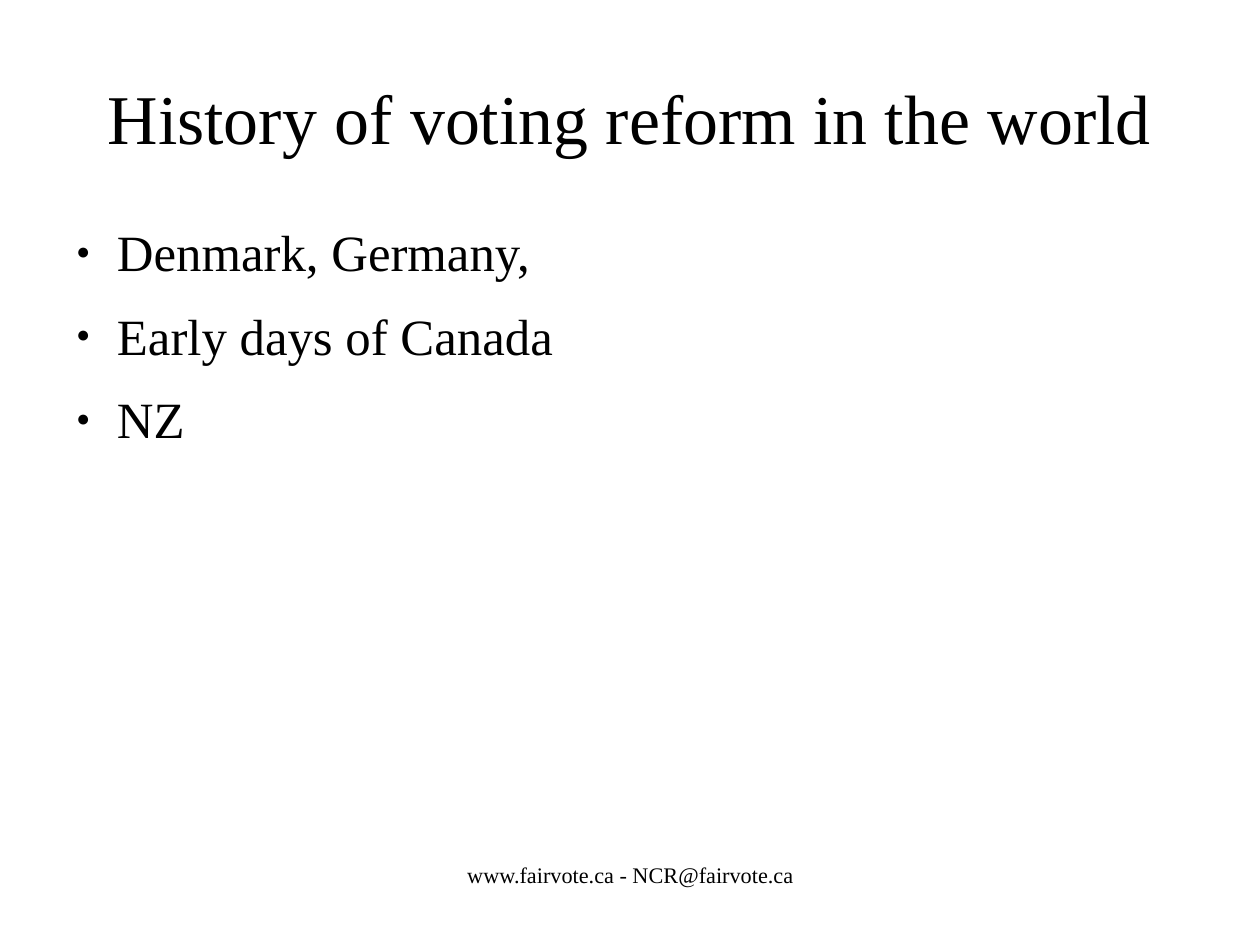
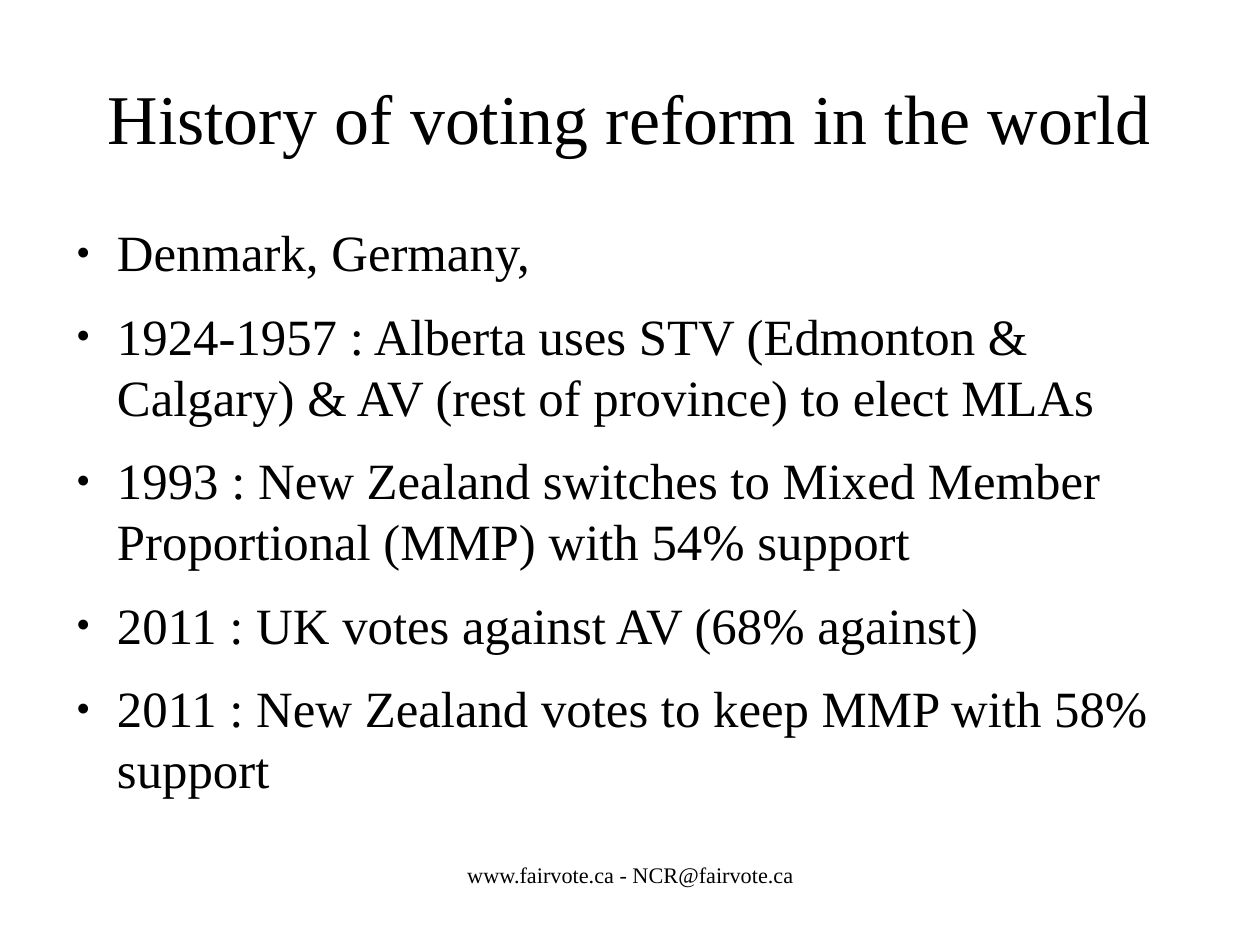
Before and after one commit to cyclingzealot/fvc_presentation, a slide deck: slide 14 of votingSystems.odp. Drawn at 1260x945 pixels with LibreOffice and Linux fonts; fonts in the diff are those of the drawing. Boxes give left, top, right and bottom in pixels: in the first picture for what was removed or moved away, otherwise in the second. Text is boxed around its words. In the diff, an @@ line names an element or a change of style, - is before the commit and + after.

Commit message:
file was modified much before this commment

```diff
--- a/votingSystems.odp
+++ b/votingSystems.odp
@@ text at bbox=[117, 319, 1147, 738]: text changed @@
-● Early days of Canada
-● NZ
+● 1924-1957 : Alberta uses STV (Edmonton & Calgary) & AV (rest of province) to elect MLAs
+● 1993 : New Zealand switches to Mixed Member Proportional (MMP) with 54% support
+● 2011 : UK votes against AV (68% against)
+● 2011 : New Zealand votes to keep MMP with 58% support
```
